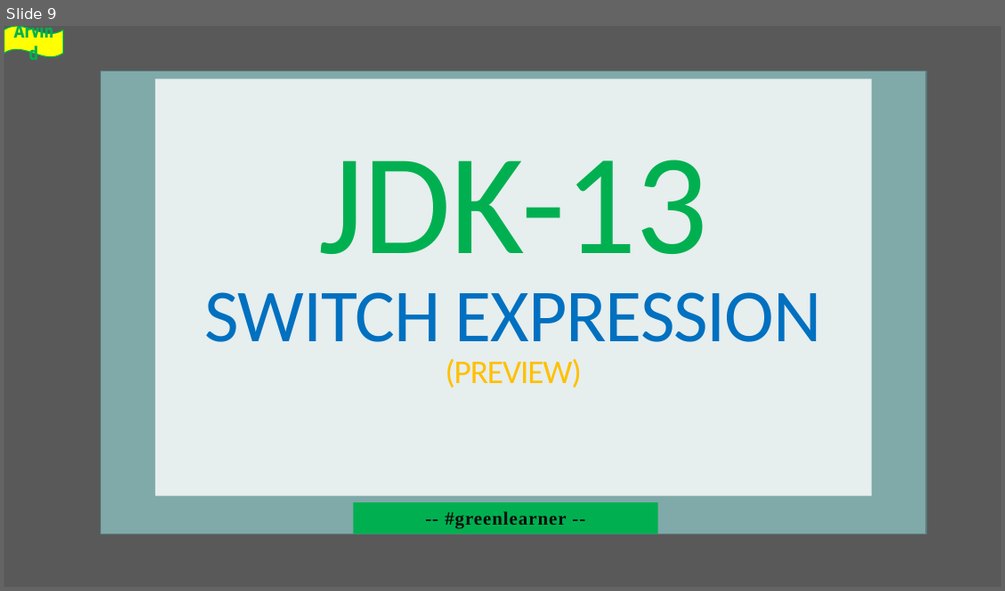
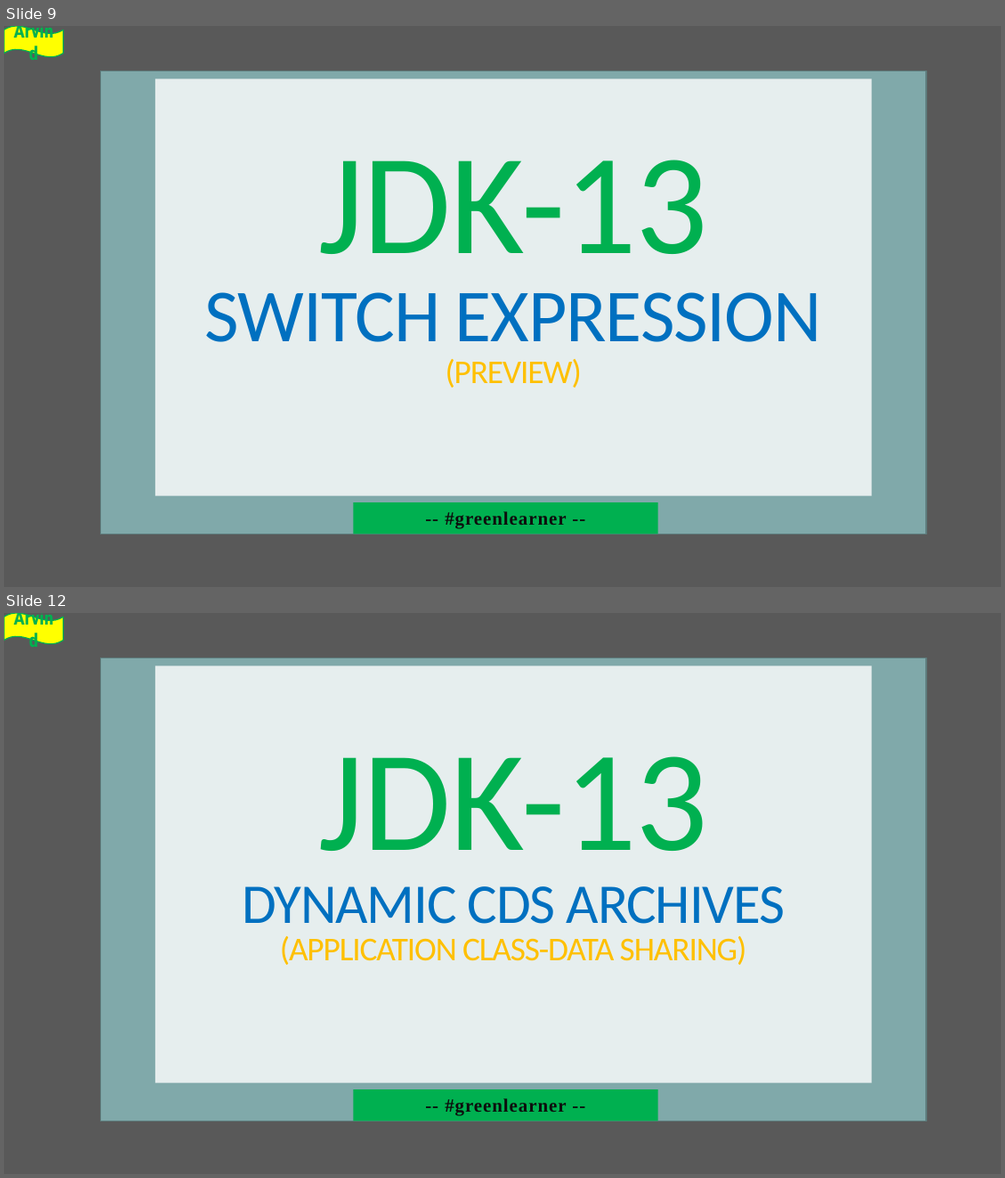
Before and after one commit to codefarm0/Java13, a slide deck: Jdk-13.pptx. Shown one above the other, each under a label of ours: slide 9 before the commit, slides 9 and 12 after it; the slides between them are not shown. The pictures are 1005x591 and 1005x1178 pixels, drawn with LibreOffice and Linux fonts; fonts in the diff are those of the drawing; background and template pictures are left out. Boxes give left, top, right and bottom in pixels: in the first picture for what was removed or moved away, otherwise in the second. Text is boxed around its words. In the diff, an @@ line names an element or a change of style, - is before the commit and + after.

```diff
--- a/Jdk-13.pptx
+++ b/Jdk-13.pptx
@@ slide 12 added at box(4, 613, 1001, 1174), background picture (left out); not listed: 2 template elements that a slide beside it also shows @@
@@ wave added at box(4, 613, 63, 644), fill #FFFF00, outline #00B050 1 pt, 18 pt, text #00B050, bold @@
+Arvind
@@ rectangle added at box(100, 657, 926, 1121), fill #80A9AA, outline #5F7D7E 1 pt @@
@@ title added at box(155, 666, 872, 1083), fill #E6EEEE, 32 pt, text #FFC000 @@
+JDK-13
+DYNAMIC CDS ARCHIVES
+(APPLICATION CLASS-DATA SHARING)
@@ subtitle added at box(353, 1089, 657, 1121), fill #00B050, 18 pt, text #0D0D0D, bold @@
+-- #greenlearner --
```
Also in this commit, not shown: 1 slide changed, 4 other slides added, 4 slides removed, 3 other files.
